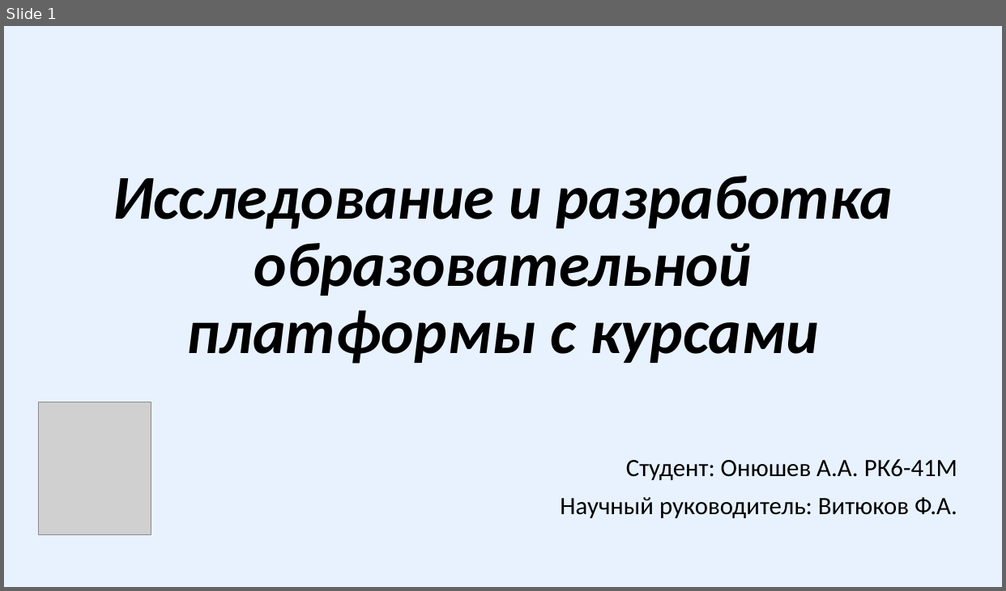
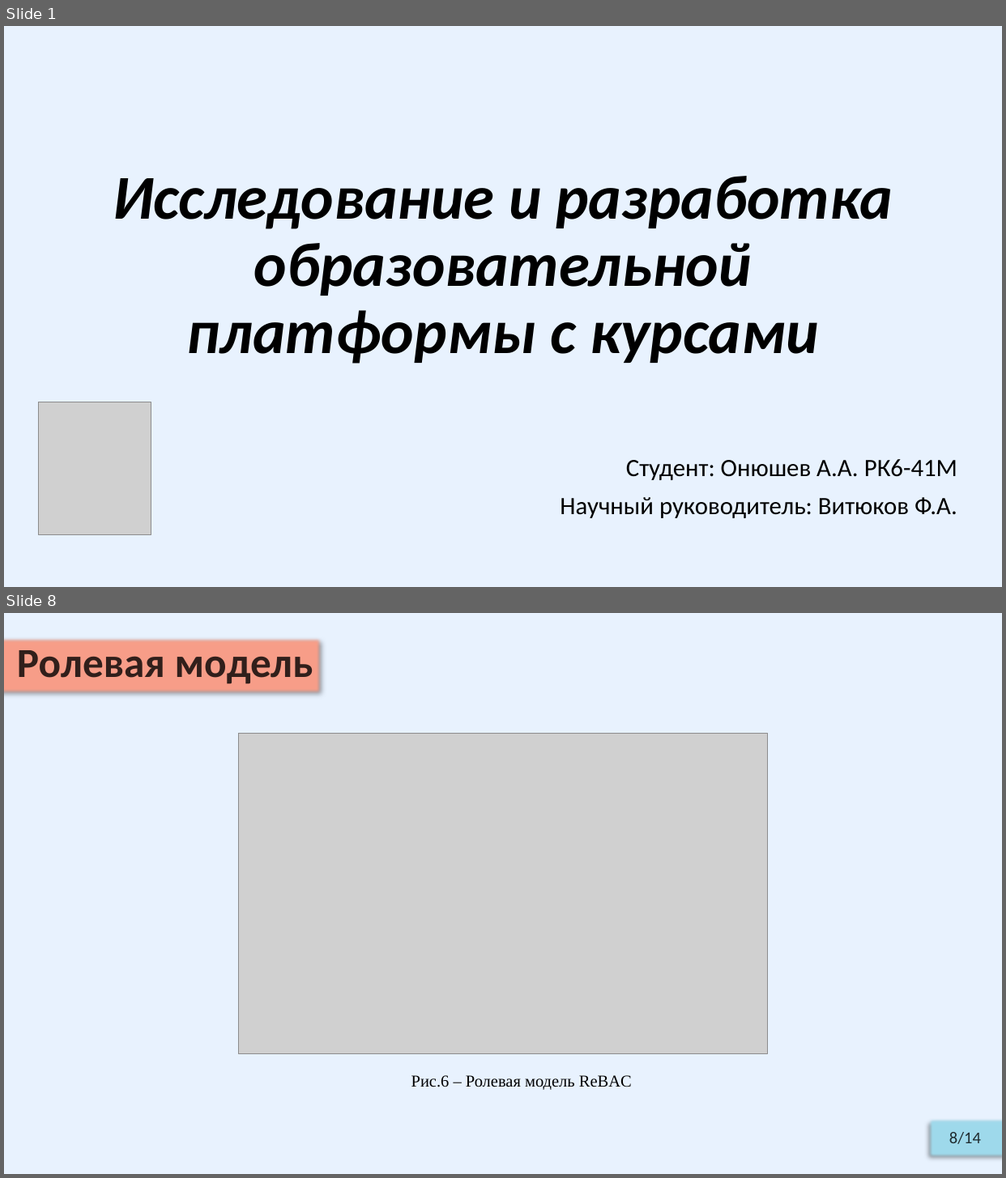
Before and after one commit to Relax-FM/Diploma, a slide deck: master/Diploma/presentation/OnyushevA_RK6-41M.pptx. Shown one above the other, each under a label of ours: slide 1 before the commit, slides 1 and 8 after it; the slides between them are not shown. The pictures are 1006x591 and 1006x1178 pixels, drawn with LibreOffice and Linux fonts; fonts in the diff are those of the drawing; grey boxes stand for pictures. Boxes give left, top, right and bottom in pixels: in the first picture for what was removed or moved away, otherwise in the second. Text is boxed around its words. In the diff, an @@ line names an element or a change of style, - is before the commit and + after.

```diff
--- a/master/Diploma/presentation/OnyushevA_RK6-41M.pptx
+++ b/master/Diploma/presentation/OnyushevA_RK6-41M.pptx
@@ slide 8 added at (4,613,1002,1174), background #E8F2FE @@
@@ subtitle added at (4,637,322,694), fill #F99F89, 40 pt, text #000000 at 80% opacity, bold @@
+Ролевая модель
@@ picture added at (238,734,768,1054) @@
@@ text added at (411,1076,632,1090), 16 pt, text #000000 @@
+Рис.6 – Ролевая модель ReBAC
@@ rectangle added at (927,1118,1002,1160), fill #A0DBED, 16 pt, text #000000 at 80% opacity @@
+8/14
```
Also in this commit, not shown: 9 slides changed, 3 other slides added, 4 slides removed, 6 other files.
